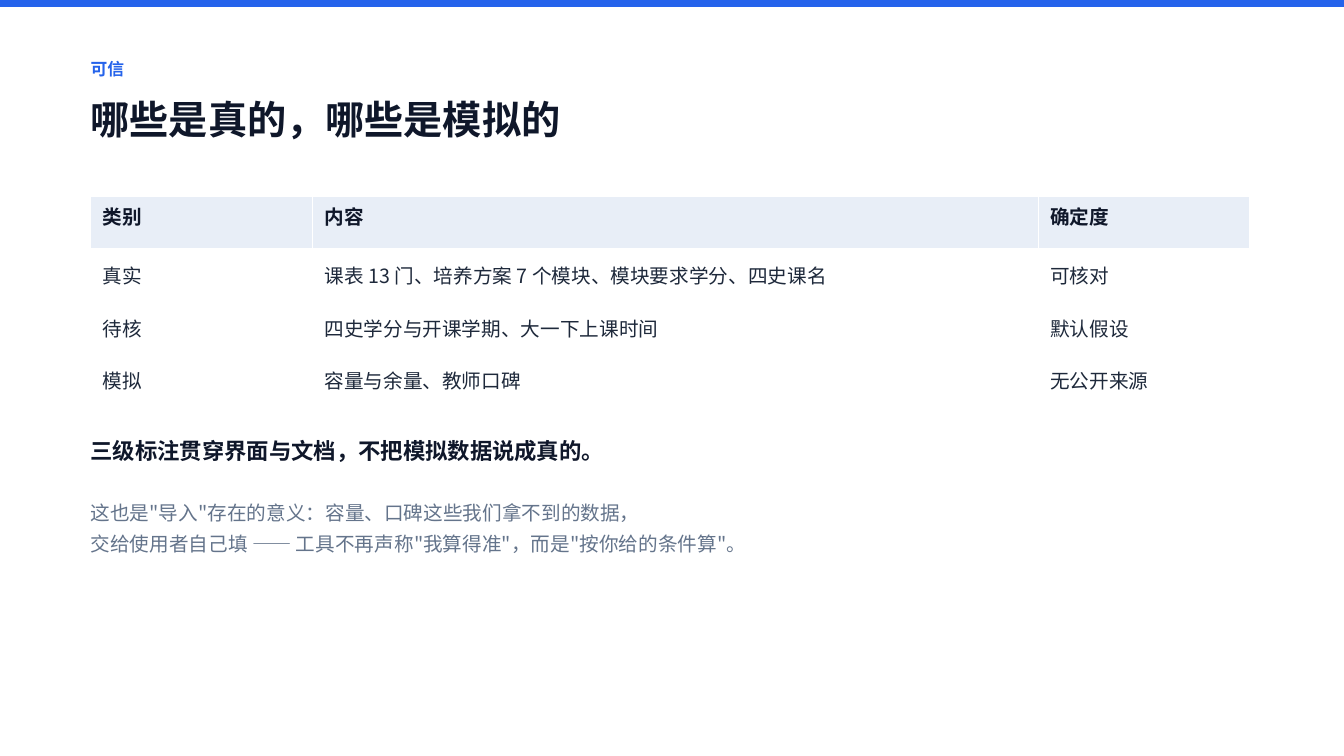
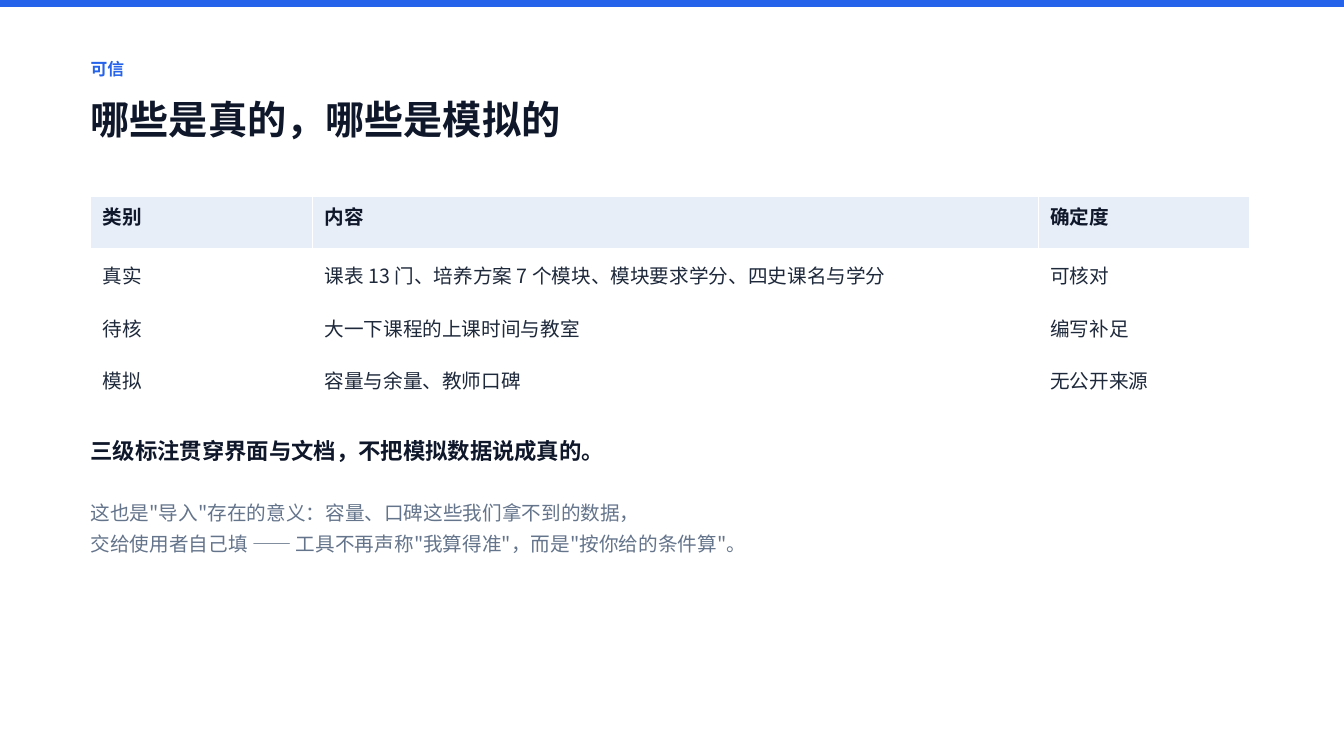
Before and after one commit to shinelovewasd/course-planner, a slide deck: slide 17 of docs/项目方案.pptx. Drawn at 1344x756 pixels with LibreOffice and Linux fonts; fonts in the diff are those of the drawing. Boxes give left, top, right and bottom in pixels: in the first picture for what was removed or moved away, otherwise in the second. Text is boxed around its words. In the diff, an @@ line names an element or a change of style, - is before the commit and + after.

Commit message:
data: 四史参数经确认，由待核升为真实；同步界面、文档与 PPT

```diff
--- a/docs/项目方案.pptx
+++ b/docs/项目方案.pptx
@@ table at (91, 197, 1250, 406) @@
-row 2, column 2: 课表 13 门、培养方案 7 个模块、模块要求学分、四史课名
+row 2, column 2: 课表 13 门、培养方案 7 个模块、模块要求学分、四史课名与学分
-row 3, column 2: 四史学分与开课学期、大一下上课时间
+row 3, column 2: 大一下课程的上课时间与教室
-row 3, column 3: 默认假设
+row 3, column 3: 编写补足
```
Also in this commit, not shown: 4 other files.
